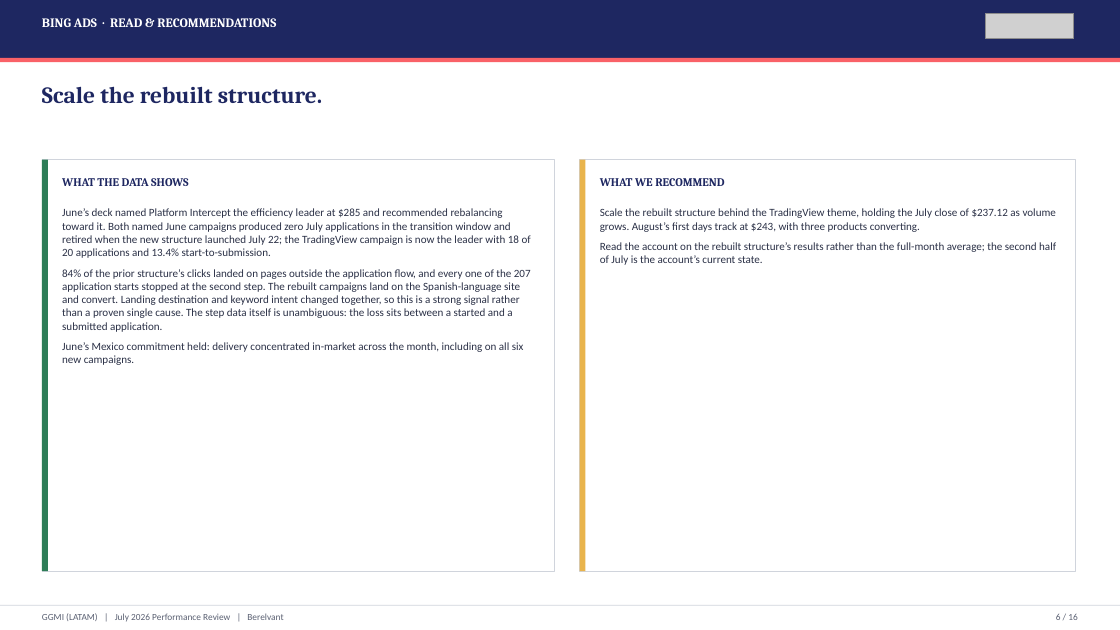
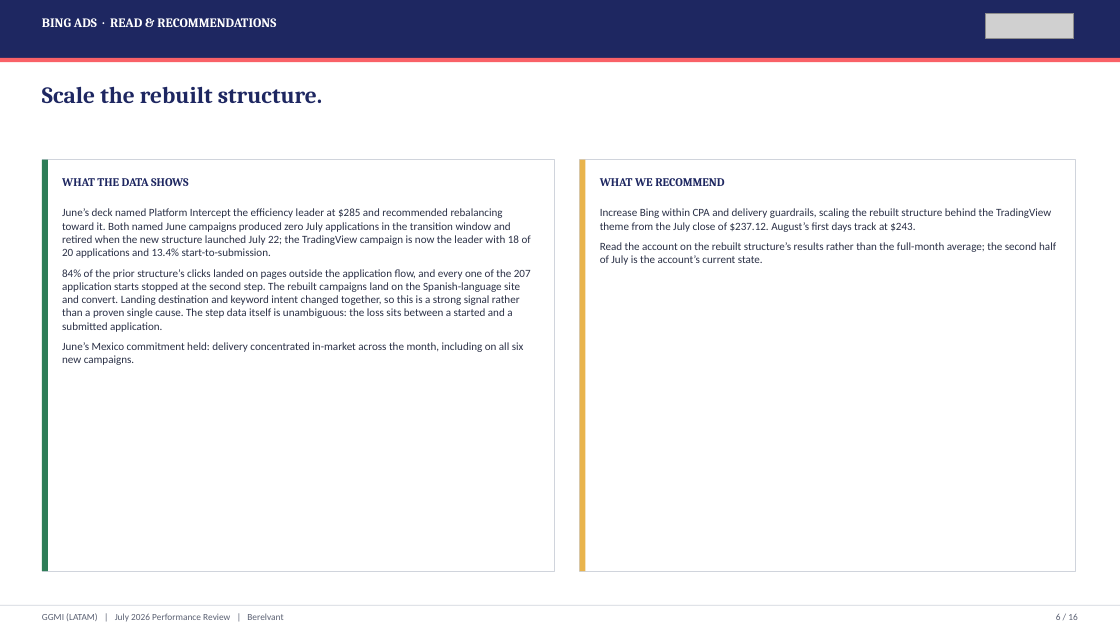
Before and after one commit to hablapro/brlvnt-reporting-hub, a slide deck: slide 6 of reports/forex/ggmi/2026-07/output/GGMI_LATAM_July_2026_Performance_Review.pptx. Drawn at 1120x630 pixels with LibreOffice and Linux fonts; fonts in the diff are those of the drawing; grey boxes stand for pictures. Boxes give left, top, right and bottom in pixels: in the first picture for what was removed or moved away, otherwise in the second. Text is boxed around its words. In the diff, an @@ line names an element or a change of style, - is before the commit and + after.

```diff
--- a/reports/forex/ggmi/2026-07/output/GGMI_LATAM_July_2026_Performance_Review.pptx
+++ b/reports/forex/ggmi/2026-07/output/GGMI_LATAM_July_2026_Performance_Review.pptx
@@ text at (x1=600, y1=208, x2=1051, y2=232): text changed @@
-Scale the rebuilt structure behind the TradingView theme, holding the July close of $237.12 as volume grows. August’s first days track at $243, with three products converting.
+Increase Bing within CPA and delivery guardrails, scaling the rebuilt structure behind the TradingView theme from the July close of $237.12. August’s first days track at $243.
```
Also in this commit, not shown: 11 other slides changed, 1 slide added, 1 slide removed, 8 other files.
